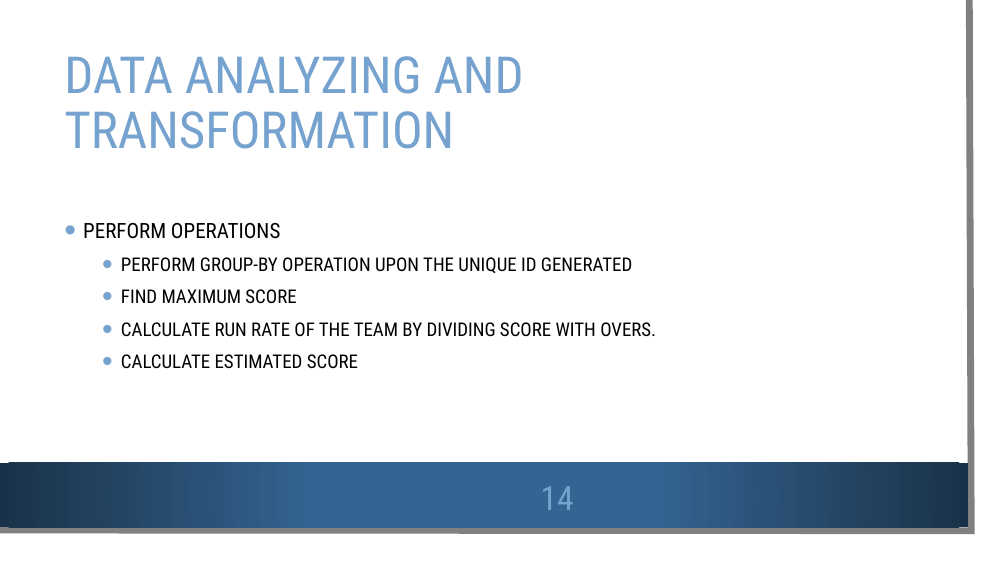
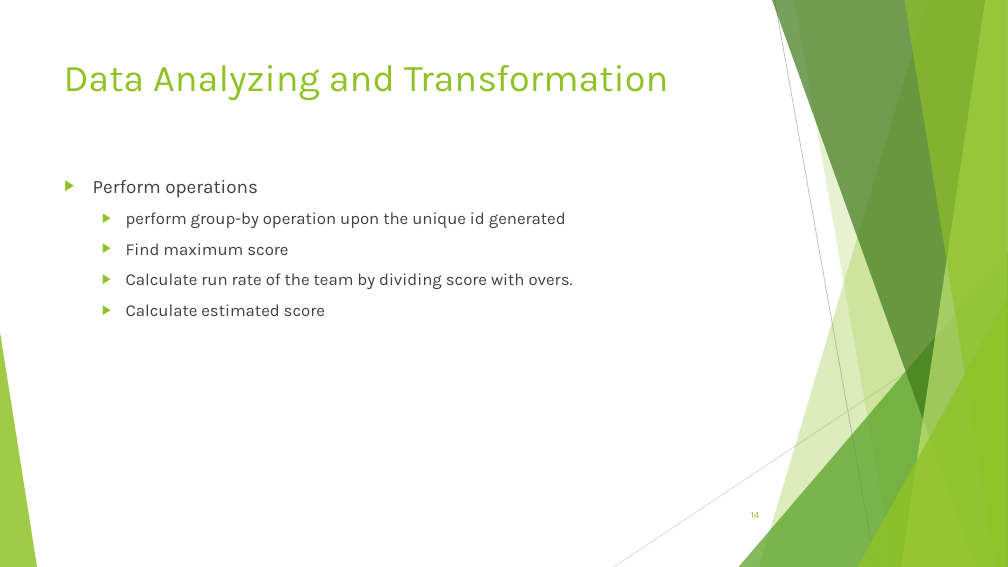
Before and after one commit to Deepthi1003/DataEncoders, a slide deck: slide 14 of Data Encoders.pptx. Drawn at 1008x567 pixels with LibreOffice and Linux fonts; fonts in the diff are those of the drawing; background and template pictures are left out. Boxes give left, top, right and bottom in pixels: in the first picture for what was removed or moved away, otherwise in the second. Text is boxed around its words. In the diff, an @@ line names an element or a change of style, - is before the commit and + after.

Commit message:
Added commentary_analysis.ipynb and Data Encoders.pptx

```diff
--- a/Data Encoders.pptx
+++ b/Data Encoders.pptx
@@ rectangle removed at [0,0,991,550] @@
@@ freeform shape removed at [0,0,972,531] @@
@@ title "Data Analyzing and Transformation" at [64,65,668,101]: vertical alignment middle to top @@
@@ title at [64,65,668,101]: text changed; size 48.6 to 36 pt; font Roboto Condensed to Karla; text colour #75A2CE to #90C226 @@
-DATA ANALYZING AND TRANSFORMATION
+Data Analyzing and Transformation
@@ text "Perform operations" at [93,180,573,316]: vertical alignment middle to top @@
@@ text at [93,180,573,316]: text changed; size 18 to 16 pt; font Roboto Condensed to Karla; text colour #000000 to #404040 @@
-• PERFORM OPERATIONS
-  • PERFORM GROUP-BY OPERATION UPON THE UNIQUE ID GENERATED
-  • FIND MAXIMUM SCORE
-  • CALCULATE RUN RATE OF THE TEAM BY DIVIDING SCORE WITH OVERS.
-  • CALCULATE ESTIMATED SCORE
+▶ Perform operations
+  ▶ perform group-by operation upon the unique id generated
+  ▶ Find maximum score
+  ▶ Calculate run rate of the team by dividing score with overs.
+  ▶ Calculate estimated score
@@ group added at [0,0,1008,567]: 5 freeform shapes, 3 triangles, 2 lines @@
@@ rectangle removed at [0,463,968,527] @@
@@ page number: place and size @@
-page number at [541,486,574,510]
+page number at [751,512,759,518]
@@ page number at [751,512,759,518]: size 32 to 9 pt, font Roboto Condensed to Karla, text colour #75A2CE to #90C226; alignment centre to right @@
```
Also in this commit, not shown: 15 other slides changed, 1 other file.
